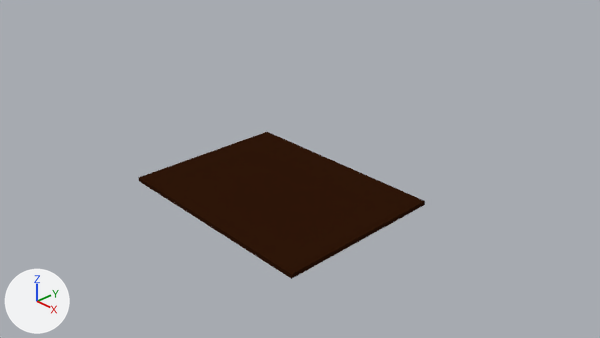
One commit to the Blender file Assets/models/book01.blend: the scene before it, then after it.
Camera for both pictures: the file's camera 'Camera'. Arrows for +X, +Y and +Z are at lower left; the lights stay in place.

Script lines for the objects in view, before the commit:
```python
me_cube = bpy.data.meshes.new('Cube')
me_cube.from_pydata([(2.0, 1.5, -0.04), (2.0, -1.5, -0.04), (2.0, 1.5, 0.04), (2.0, -1.5, 0.04), (0.0, 1.5, -0.04), (0.0, -1.5, -0.04), (0.0, 1.5, 0.04), (0.0, -1.5, 0.04)], [], [(0, 2, 3, 1), (2, 0, 4, 6), (1, 3, 7, 5), (2, 6, 7, 3), (0, 1, 5, 4)])
me_cube.materials.append(mat_book_cover01)  # brown #2f170a
ob_cover = bpy.data.objects.new('cover', me_cube)
ob_cover.location = (0.0, 0.0, 0.0)
_m = ob_cover.modifiers.new('Mirror', 'MIRROR')
```
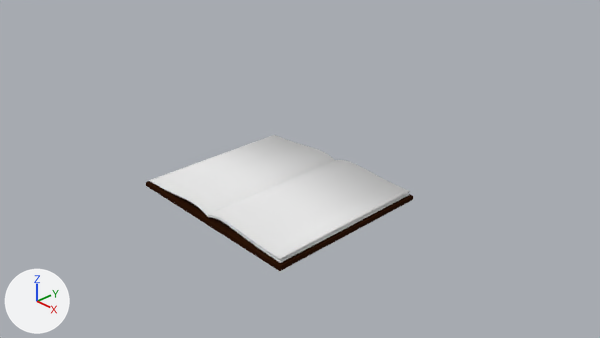
Commit message: book01 model work

What changed in the scene script:
```text
Add mat_text02:
    mat_text02 = diffuse_material('text02')
    mat_text02.base_color = (0.8, 0.8, 0.8)  # white #e7e7e7
Add mat_page01:
    mat_page01 = diffuse_material('page01')
    mat_page01.base_color = (0.8, 0.8, 0.8)  # white #e7e7e7
Add mat_text01:
    mat_text01 = diffuse_material('text01')
    mat_text01.base_color = (0.8, 0.8, 0.8)  # white #e7e7e7
Change me_cube:
    where me_cube.from_pydata(...)  # 8 vertices, 5 faces; spans x 0.0..2.0, y -1.5..1.5, z -0.04..0.04
    used by ob_cover; location = (0.0, 0.0, 0.0)
    me_cube part 1: the whole mesh is scaled about the mesh origin by (0.879, 1, 1)
Add me_cube_001:
    me_cube_001.from_pydata(...)  # 88 vertices, 85 faces; spans x -0.01..1.71, y -1.45..1.45, z -0.01..0.1
    me_cube_001.polygons.foreach_set('use_smooth', [True] * 85)
    me_cube_001.materials.append(mat_text02)  # its picture is missing
Add me_cube_003:
    me_cube_003.from_pydata(...)  # 88 vertices, 85 faces; spans x -0.01..1.71, y -1.45..1.45, z -0.01..0.1
    me_cube_003.polygons.foreach_set('use_smooth', [True] * 85)
    me_cube_003.materials.append(mat_page01)  # its picture is missing
Add me_cube_004:
    me_cube_004.from_pydata(...)  # 88 vertices, 85 faces; spans x -0.01..1.71, y -1.45..1.45, z -0.01..0.1
    me_cube_004.polygons.foreach_set('use_smooth', [True] * 85)
    me_cube_004.materials.append(mat_text01)  # its picture is missing
Add ob_page_003:
    ob_page_003 = bpy.data.objects.new('page.003', me_cube_001)
    ob_page_003.location = (0.0, 0.0, 0.06)
Add ob_cube_001:
    ob_cube_001 = bpy.data.objects.new('Cube.001', me_cube_003)
    ob_cube_001.location = (0.0, 0.0, 0.06)
    ob_cube_001.rotation_euler = (0.0, 0.0, 3.142)  # degrees (0, 0, 180)
Add ob_page_002:
    ob_page_002 = bpy.data.objects.new('page.002', me_cube_004)
    ob_page_002.location = (0.0, 0.0, 0.09)
    ob_page_002.rotation_euler = (0.0, -0.0175, 0.0)  # degrees (0, -1, 0)
```

What differs and where, as boxes (x1, y1, x2, y2) in the pictures (600 x 338 px):
'cover', mesh rescaled: before (138, 132, 425, 279); after (146, 181, 413, 271)
'page.002', added: after (208, 160, 410, 260)
'Cube.001', added: after (149, 135, 334, 217)
'page.003', added: after (208, 193, 409, 263)
